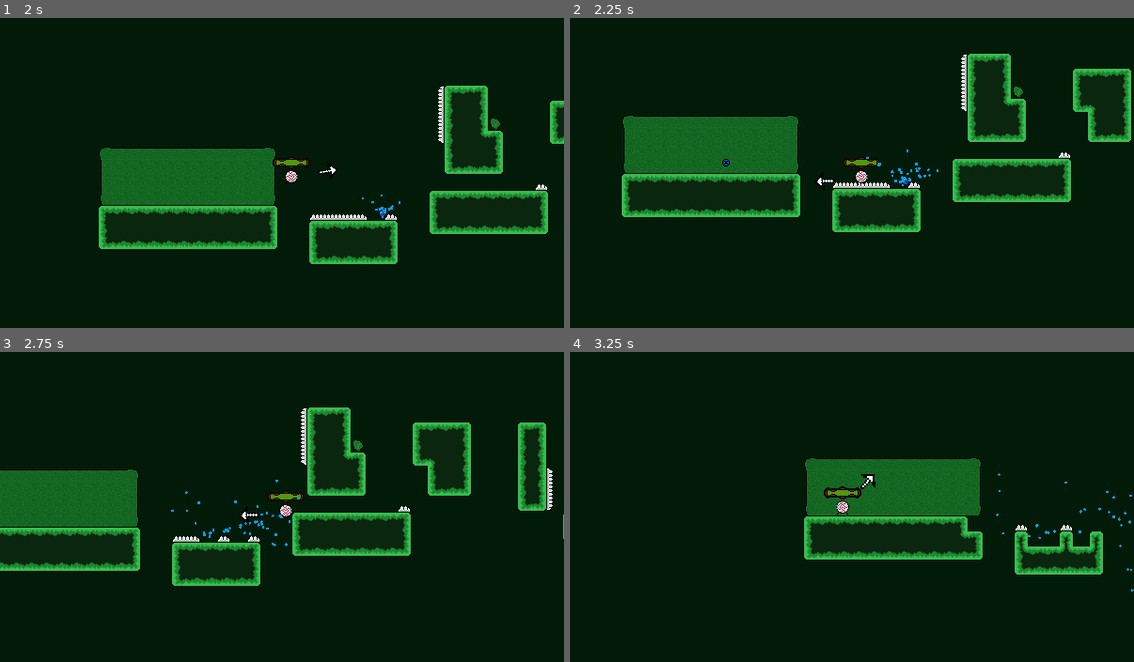
Above: before the commit, frames 1-4 (two rows, left to right).
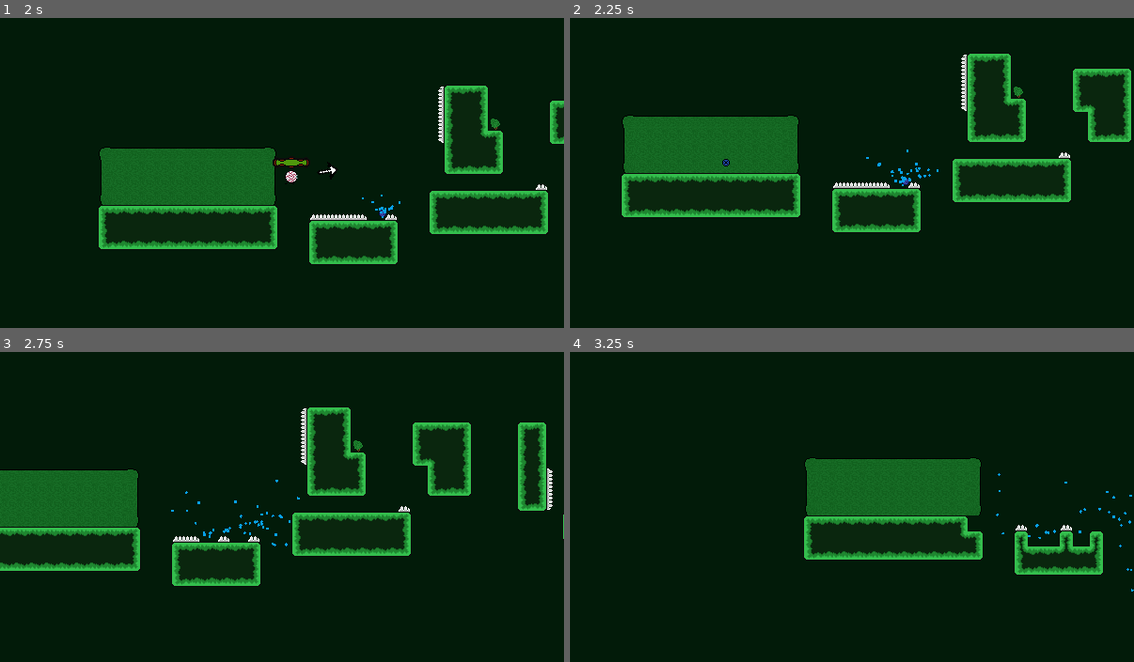
Above: after the commit, the same moments.

Repository: epimetheusgames/EyeSore
Game: Godot game, scene res://MainMenu.tscn
The game is run twice, just before and just after one commit, with the same random seed, the same clock (stepped at 60 frames per second) and the same inputs.
Inputs (mouse positions are in pixels of both pictures, inside the frame that each line leads up to):
- Up to frame 1 (2 s): click (293, 142) at 0.5 s; tap Enter (ui_accept) at 1.25 s; move the mouse to (406, 157) at 1.27 s; hold D (movement_right) from 1.28 s (still down); click (406, 157) at 1.35 s; tap Space (movement_jump) at 1.52 s
- Up to frame 2 (2.25 s): keep holding D (movement_right); move the mouse to (739, 188) at 2.02 s; right-click (739, 188) at 2.1 s
- Up to frame 3 (2.75 s): keep holding D (movement_right); tap Space (movement_jump) at 2.27 s
- Up to frame 4 (3.25 s): move the mouse to (908, 438) at 2.77 s; release D (movement_right) at 2.78 s; hold A (movement_left) from 2.78 s (still down); tap Alt (self_destruct) at 2.85 s

Frame 1 is identical in both runs. In frame 2, 0.2% of the frame differs, in the area x 43-55%, y 45-56%; in frame 3, 0.2%; in frame 4, 0.4%, in the area x 45-55%, y 39-53%.
Error before the commit: Attempt to call function 'start' in base 'null instance' on a null instance. (res://Player.gd:251)

Commit message:
Fixed merge conflicts and added timer back in due to my mistake

Diff:
--- a/OGPC_Project_Native_Directory/Player.tscn
+++ b/OGPC_Project_Native_Directory/Player.tscn
@@ -1,10 +1,9 @@
-[gd_scene load_steps=45 format=2]
+[gd_scene load_steps=32 format=2]
 
 [ext_resource path="res://ProgressBar.tscn" type="PackedScene" id=2]
 [ext_resource path="res://Player.gd" type="Script" id=3]
 [ext_resource path="res://OGPC_Game_Project_Gun_Position_Indicator.png" type="Texture" id=5]
 [ext_resource path="res://Pixilart Sprite Sheet.png" type="Texture" id=6]
-[ext_resource path="res://OGPC_Project_Player_Spritesheet_New_Walk_Anim.png" type="Texture" id=7]
 [ext_resource path="res://OGPC_Project_Player_Health_Bar_Improved_Empty.png" type="Texture" id=8]
 [ext_resource path="res://OGPC_Project_Player_Health_Bar_Improved_Full.png" type="Texture" id=9]
 [ext_resource path="res://OGPC_2022_Player_2_Jumping_Spritesheet.png" type="Texture" id=11]
@@ -80,117 +79,62 @@
 atlas = ExtResource( 11 )
 region = Rect2( 32, 0, 16, 16 )
 
-[sub_resource type="AtlasTexture" id=67]
-flags = 1
-atlas = ExtResource( 7 )
-region = Rect2( 352, 0, 16, 16 )
-
-[sub_resource type="AtlasTexture" id=68]
-flags = 1
-atlas = ExtResource( 7 )
-region = Rect2( 336, 0, 16, 16 )
-
-[sub_resource type="AtlasTexture" id=69]
-flags = 1
-atlas = ExtResource( 7 )
-region = Rect2( 320, 0, 16, 16 )
-
-[sub_resource type="AtlasTexture" id=70]
-flags = 1
-atlas = ExtResource( 7 )
-region = Rect2( 304, 0, 16, 16 )
-
-[sub_resource type="AtlasTexture" id=71]
-flags = 1
-atlas = ExtResource( 7 )
-region = Rect2( 288, 0, 16, 16 )
-
-[sub_resource type="AtlasTexture" id=72]
-flags = 1
-atlas = ExtResource( 7 )
-region = Rect2( 272, 0, 16, 16 )
-
-[sub_resource type="AtlasTexture" id=73]
-flags = 1
-atlas = ExtResource( 7 )
-region = Rect2( 256, 0, 16, 16 )
-
-[sub_resource type="AtlasTexture" id=74]
-flags = 1
-atlas = ExtResource( 7 )
-region = Rect2( 240, 0, 16, 16 )
-
-[sub_resource type="AtlasTexture" id=75]
-flags = 1
-atlas = ExtResource( 7 )
-region = Rect2( 224, 0, 16, 16 )
-
-[sub_resource type="AtlasTexture" id=76]
-flags = 1
-atlas = ExtResource( 7 )
-region = Rect2( 208, 0, 16, 16 )
-
-[sub_resource type="AtlasTexture" id=77]
-flags = 1
-atlas = ExtResource( 7 )
+[sub_resource type="AtlasTexture" id=87]
+flags = 1
+atlas = ExtResource( 12 )
+region = Rect2( 0, 0, 16, 16 )
+
+[sub_resource type="AtlasTexture" id=88]
+flags = 1
+atlas = ExtResource( 12 )
+region = Rect2( 16, 0, 16, 16 )
+
+[sub_resource type="AtlasTexture" id=89]
+flags = 1
+atlas = ExtResource( 12 )
+region = Rect2( 32, 0, 16, 16 )
+
+[sub_resource type="AtlasTexture" id=90]
+flags = 1
+atlas = ExtResource( 12 )
+region = Rect2( 48, 0, 16, 16 )
+
+[sub_resource type="AtlasTexture" id=91]
+flags = 1
+atlas = ExtResource( 12 )
+region = Rect2( 64, 0, 16, 16 )
+
+[sub_resource type="AtlasTexture" id=92]
+flags = 1
+atlas = ExtResource( 12 )
+region = Rect2( 80, 0, 16, 16 )
+
+[sub_resource type="AtlasTexture" id=86]
+flags = 1
+atlas = ExtResource( 6 )
 region = Rect2( 192, 0, 16, 16 )
-
-[sub_resource type="AtlasTexture" id=86]
-flags = 1
-atlas = ExtResource( 6 )
-region = Rect2( 192, 0, 16, 16 )
-
-[sub_resource type="AtlasTexture" id=85]
-flags = 1
-atlas = ExtResource( 6 )
-region = Rect2( 96, 0, 16, 16 )
-
-[sub_resource type="AtlasTexture" id=87]
-flags = 1
-atlas = ExtResource( 12 )
-region = Rect2( 0, 0, 16, 16 )
-
-[sub_resource type="AtlasTexture" id=88]
-flags = 1
-atlas = ExtResource( 12 )
-region = Rect2( 16, 0, 16, 16 )
-
-[sub_resource type="AtlasTexture" id=89]
-flags = 1
-atlas = ExtResource( 12 )
-region = Rect2( 32, 0, 16, 16 )
-
-[sub_resource type="AtlasTexture" id=90]
-flags = 1
-atlas = ExtResource( 12 )
-region = Rect2( 48, 0, 16, 16 )
-
-[sub_resource type="AtlasTexture" id=91]
-flags = 1
-atlas = ExtResource( 12 )
-region = Rect2( 64, 0, 16, 16 )
-
-[sub_resource type="AtlasTexture" id=92]
-flags = 1
-atlas = ExtResource( 12 )
-region = Rect2( 80, 0, 16, 16 )
 
 [sub_resource type="SpriteFrames" id=1]
 animations = [ {
 "frames": [ SubResource( 56 ), SubResource( 57 ), SubResource( 58 ), SubResource( 59 ), SubResource( 60 ), SubResource( 61 ), SubResource( 62 ), SubResource( 63 ), SubResource( 64 ), SubResource( 65 ), SubResource( 66 ) ],
 "loop": true,
-"name": "Walking_Right",
-"speed": 20.0
+"name": "Idle_Right",
+"speed": 5.0
 }, {
 "frames": [ SubResource( 78 ), SubResource( 79 ), SubResource( 80 ) ],
 "loop": false,
 "name": "Jumping_Center",
 "speed": 15.0
 }, {
-"frames": [ SubResource( 67 ), SubResource( 68 ), SubResource( 69 ), SubResource( 70 ), SubResource( 71 ), SubResource( 72 ), SubResource( 73 ), SubResource( 74 ), SubResource( 75 ), SubResource( 76 ), SubResource( 77 ) ],
-"loop": true,
-"name": "Walking_Left",
-"speed": 20.0
+"frames": [ SubResource( 87 ), SubResource( 88 ), SubResource( 89 ) ],
+"loop": false,
+"name": "Jumping_Left",
+"speed": 15.0
+}, {
+"frames": [ SubResource( 90 ), SubResource( 91 ), SubResource( 92 ) ],
+"loop": false,
+"name": "Jumping_Right",
+"speed": 15.0
 }, {
 "frames": [ SubResource( 86 ) ],
 "loop": true,
@@ -199,18 +143,8 @@
 }, {
 "frames": [ SubResource( 56 ), SubResource( 57 ), SubResource( 58 ), SubResource( 59 ), SubResource( 60 ), SubResource( 61 ), SubResource( 62 ), SubResource( 63 ), SubResource( 64 ), SubResource( 65 ), SubResource( 66 ) ],
 "loop": true,
-"name": "Idle_Right",
-"speed": 5.0
-}, {
-"frames": [ SubResource( 87 ), SubResource( 88 ), SubResource( 89 ) ],
-"loop": false,
-"name": "Jumping_Left",
-"speed": 15.0
-}, {
-"frames": [ SubResource( 90 ), SubResource( 91 ), SubResource( 92 ) ],
-"loop": false,
-"name": "Jumping_Right",
-"speed": 15.0
+"name": "Walking_Right",
+"speed": 20.0
 } ]
 
 [sub_resource type="CapsuleShape2D" id=93]
@@ -229,7 +163,6 @@
 [node name="AnimatedSprite" type="AnimatedSprite" parent="."]
 position = Vector2( 0, -8 )
 frames = SubResource( 1 )
-animation = "Idle_Left"
 
 [node name="Camera2D" type="Camera2D" parent="."]
 position = Vector2( 0, -9 )
@@ -267,4 +200,6 @@
 position = Vector2( 0, -8 )
 shape = SubResource( 93 )
 
+[node name="Death_Animation_Timer" type="Timer" parent="."]
+
 [connection signal="body_entered" from="Area2D" to="." method="_on_Area2D_body_entered"]
